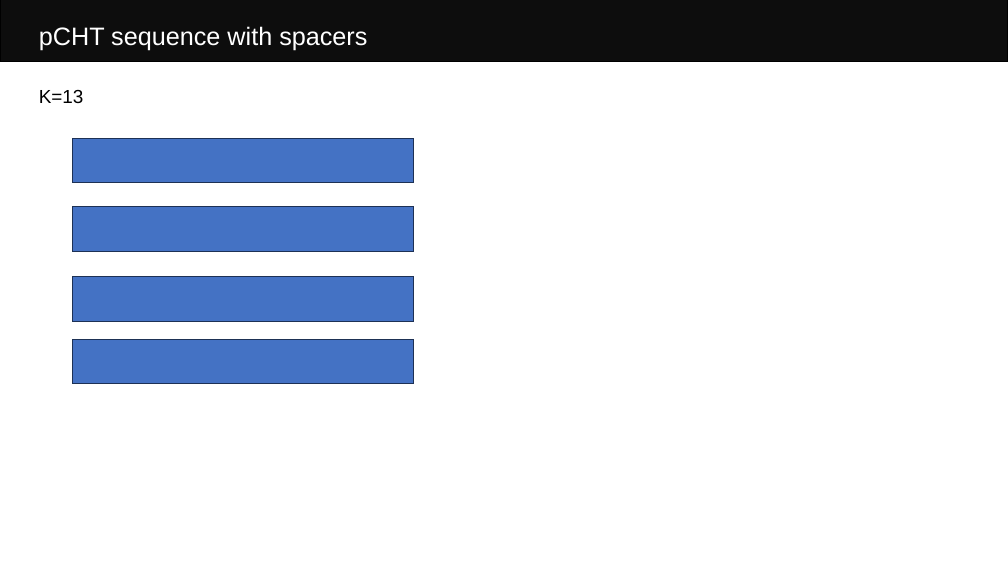
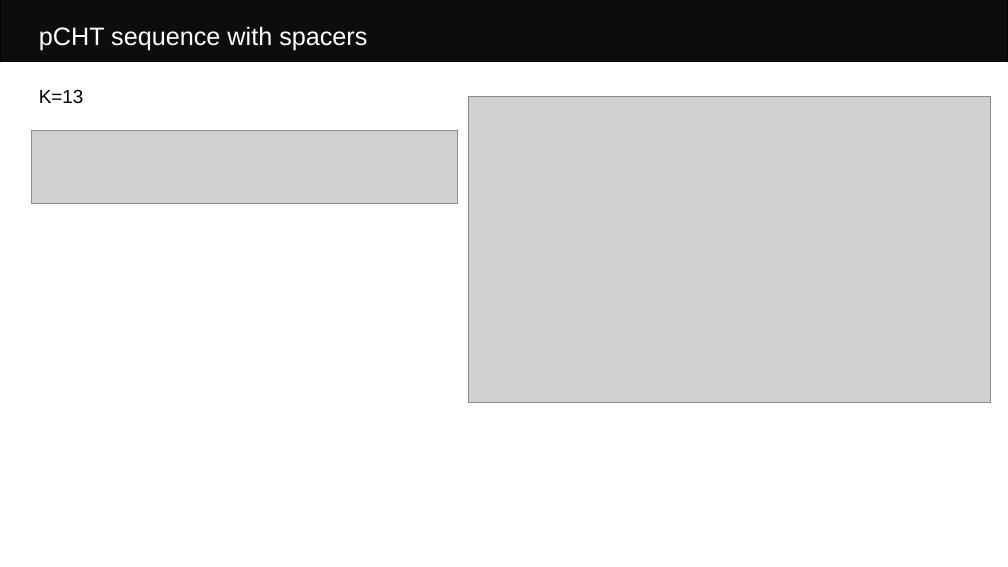
Before and after one commit to Eric-Y-S/TRkScan, a slide deck: slide 20 of WorkReport.pptx. Drawn at 1008x567 pixels with LibreOffice and Linux fonts; fonts in the diff are those of the drawing; grey boxes stand for pictures. Boxes give left, top, right and bottom in pixels: in the first picture for what was removed or moved away, otherwise in the second. Text is boxed around its words. In the diff, an @@ line names an element or a change of style, - is before the commit and + after.

```diff
--- a/WorkReport.pptx
+++ b/WorkReport.pptx
@@ picture added at (469,97,991,403) @@
@@ picture added at (32,130,458,203) @@
@@ rectangle removed at (73,138,414,183) @@
@@ rectangle removed at (73,207,414,252) @@
@@ rectangle removed at (73,277,414,321) @@
@@ rectangle removed at (73,340,414,384) @@
```
Also in this commit, not shown: 1 other slide changed, 32 other files.
